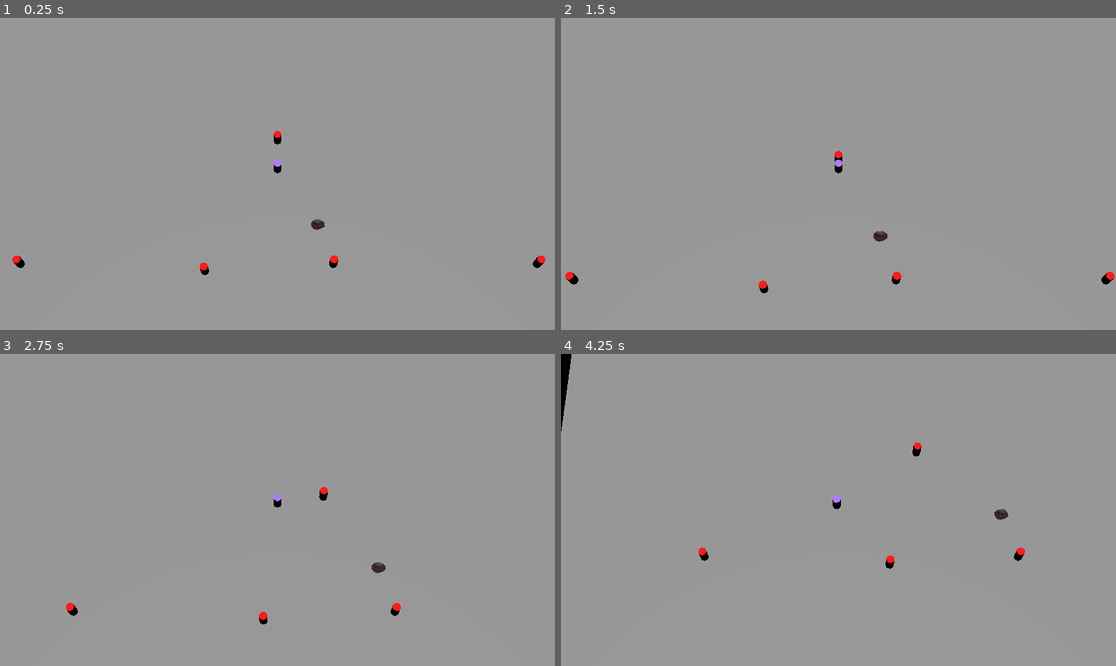
Above: before the commit, frames 1-4 (two rows, left to right).
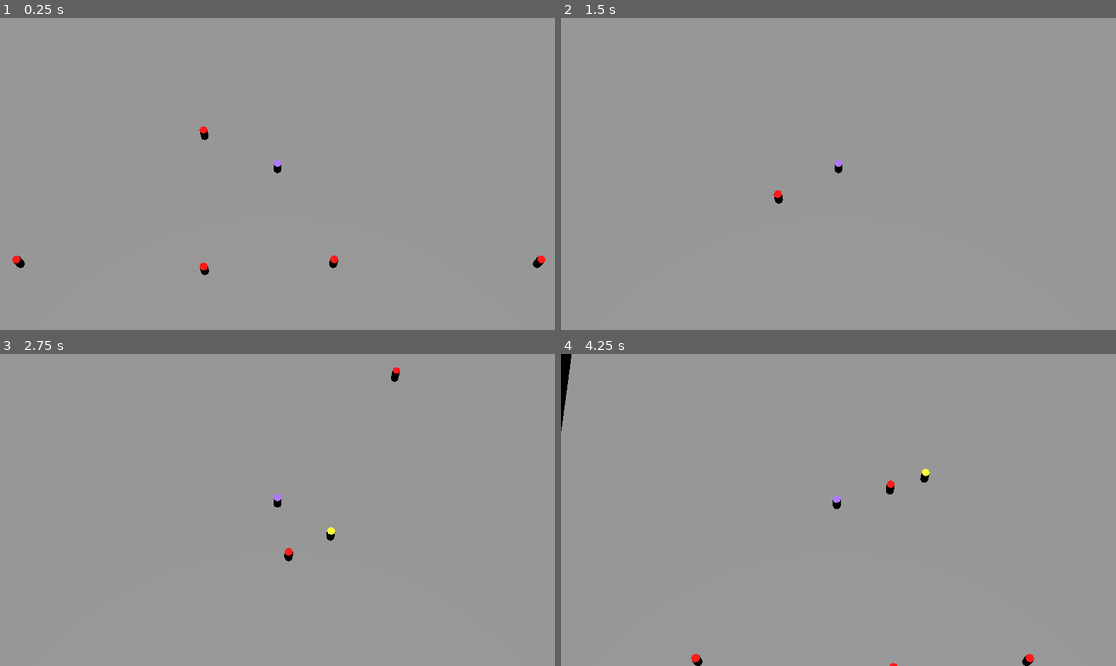
Above: after the commit, the same moments.

Repository: Paladinking/Field_Necromancer
Game: Godot game, scene res://main.tscn
Two runs of this game, one before a commit and one after it. Both use one fixed random seed, a clock stepped at 60 frames per second and the inputs below.
Inputs:
- Up to frame 1 (0.25 s): no input
- Up to frame 2 (1.5 s): tap Enter at 0.5 s; hold W (go_up) from 0.53 s (still down); tap Space (dig) at 0.6, 1.35 s
- Up to frame 3 (2.75 s): release W (go_up) at 2.03 s; hold A (go_left) from 2.03 s (still down); tap Down (look_down) at 2.1 s; tap Space (dig) at 2.3 s
- Up to frame 4 (4.25 s): tap Left (look_left) at 2.85 s; tap Space (dig) at 3.05, 3.8 s; release A (go_left) at 3.53 s; hold S (go_down) from 3.53 s (still down); tap Right (look_right) at 3.6 s

The runs differ from the first frame. In frame 1, 0.2% of the frame differs, in the area x 35-59%, y 34-68%; in frame 2, 0.4%; in frame 3, 0.5%; in frame 4, 0.5%, in the area x 23-86%, y 28-100%.

Commit message:
moved world back up to 0,0,0 again and fixed grave model

Diff:
--- a/Characters/grave.gd
+++ b/Characters/grave.gd
@@ -2,7 +2,6 @@
 
 
 const RAISE_VELOCITY = 5
-const CREATURE_START_DEPTH = 3
 
 var velocity : float
 var target_height : float
@@ -53,7 +52,7 @@
 	if not creature_to_spawn == null:
 		var creature = creature_to_spawn.instantiate()
 		creature.process_mode = PROCESS_MODE_DISABLED
-		creature.position = position - Vector3(0, CREATURE_START_DEPTH, 0)
+		creature.position = Vector3(position.x, start_height, position.z)
 		$CreatureHolder.add_child(creature)
-		target_height = position.y - CREATURE_START_DEPTH
+		target_height = start_height
 		velocity = -RAISE_VELOCITY
--- a/main.tscn
+++ b/main.tscn
@@ -4,14 +4,18 @@
 [ext_resource type="PackedScene" uid="uid://40t17omux2gf" path="res://Characters/player.tscn" id="1_q5uns"]
 [ext_resource type="PackedScene" uid="uid://cdvw0p45llw8x" path="res://world.tscn" id="3_nlw61"]
 [ext_resource type="PackedScene" uid="uid://7jfew48rxs6p" path="res://Characters/grave.tscn" id="4_64yod"]
-[ext_resource type="PackedScene" uid="uid://d1fc8ned6hc4e" path="res://Characters/fighter.tscn" id="5_k65jl"]
+[ext_resource type="PackedScene" uid="uid://bs3x27xphn047" path="res://Characters/fighter.tscn" id="5_k65jl"]
 
 [node name="Main" type="Node"]
 script = ExtResource("1_hr2f8")
 
 [node name="Camera3D" type="Camera3D" parent="."]
 transform = Transform3D(1, 0, 0, 0, 0.382683, 0.92388, 0, -0.92388, 0.382683, 0, 100, 42)
+current = true
 fov = 20.0
+
+[node name="Camera3D2" type="Camera3D" parent="."]
+visible = false
 
 [node name="DirectionalLight3D" type="DirectionalLight3D" parent="."]
 transform = Transform3D(1, 0, 0, 0, -4.37114e-08, 1, 0, -1, -4.37114e-08, 0, 0, 0)
@@ -22,12 +26,12 @@
 [node name="World" parent="." instance=ExtResource("3_nlw61")]
 
 [node name="Grave" parent="." instance=ExtResource("4_64yod")]
-transform = Transform3D(1, 0, 0, 0, 1, 0, 0, 0, 1, 4.871, -1, 6.301)
+transform = Transform3D(1, 0, 0, 0, 1, 0, 0, 0, 1, 0, -5, -10)
 
 [node name="Enemies" type="Node" parent="."]
 
 [node name="Fighter" parent="Enemies" instance=ExtResource("5_k65jl")]
-transform = Transform3D(1, 0, 0, 0, 1, 0, 0, 0, 1, 0, 0, -5.58719)
+transform = Transform3D(1, 0, 0, 0, 1, 0, 0, 0, 1, -9.27348, 0, -5.58719)
 
 [node name="Fighter2" parent="Enemies" instance=ExtResource("5_k65jl")]
 transform = Transform3D(1, 0, 0, 0, 1, 0, 0, 0, 1, 0, 0, 39.349)
--- a/world.tscn
+++ b/world.tscn
@@ -16,7 +16,6 @@
 [sub_resource type="StandardMaterial3D" id="StandardMaterial3D_epts0"]
 
 [node name="World" type="NavigationRegion3D"]
-transform = Transform3D(1, 0, 0, 0, 1, 0, 0, 0, 1, 0, -1, 0)
 navigation_mesh = SubResource("NavigationMesh_ga0fh")
 
 [node name="WorldBounds" type="StaticBody3D" parent="."]
Binary file changed: Assets/Characters/gravestone.glb
Not shown: 1 places in Characters/fighter.tscn that only renumber resources
